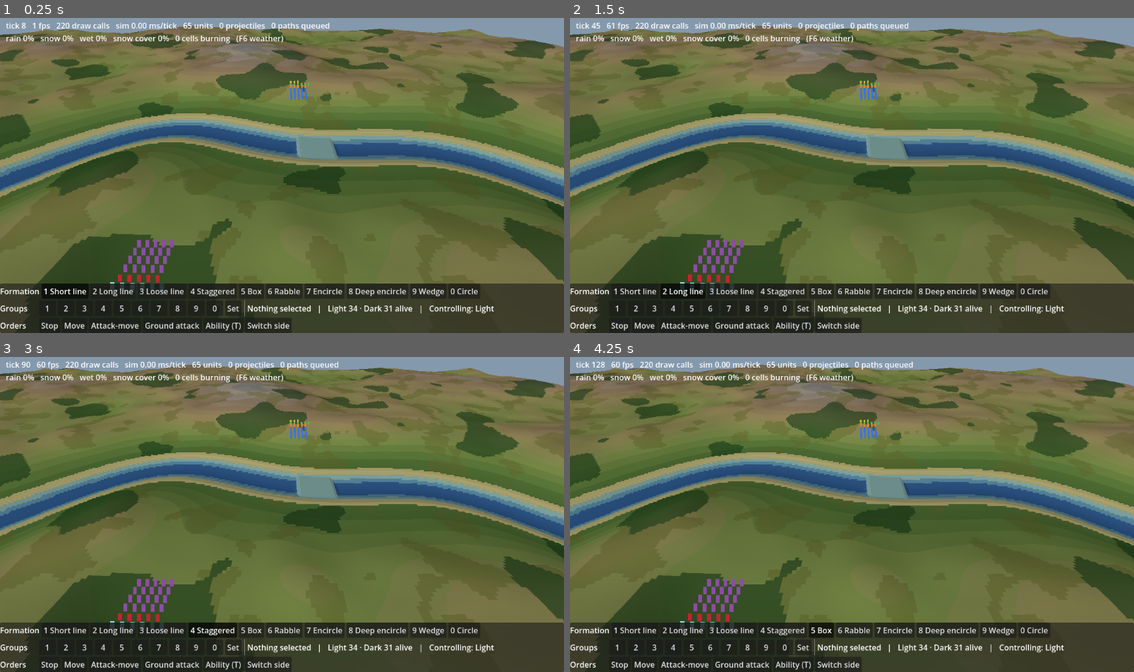
Above: before the commit, frames 1-4 (two rows, left to right).
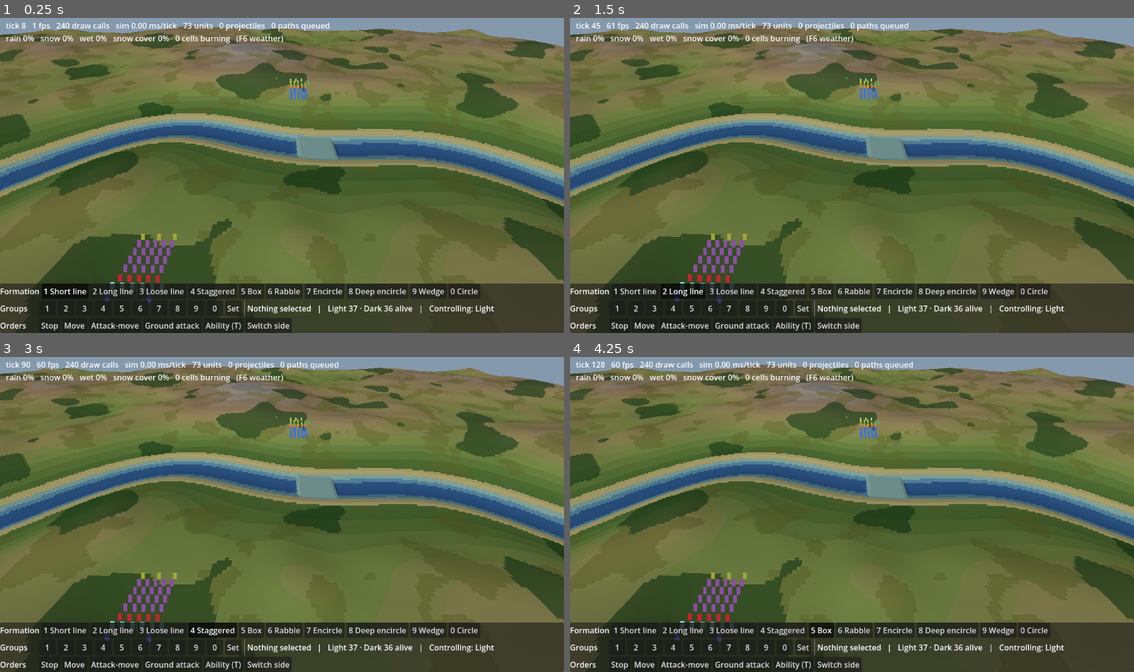
Above: after the commit, the same moments.

Repository: hazefire06/ashenmarch
Game: Godot game, scene res://view/main.tscn
Two runs of this game, one before a commit and one after it. Both use one fixed random seed, a clock stepped at 60 frames per second and the inputs below.
Inputs:
- Up to frame 1 (0.25 s): no input
- Up to frame 2 (1.5 s): click "1 Short line" at 0.5 s; click "2 Long line" at 1.25 s
- Up to frame 3 (3 s): click "3 Loose line" at 2 s; click "4 Staggered" at 2.75 s
- Up to frame 4 (4.25 s): click "5 Box" at 3.5 s

The runs differ from the first frame. In frame 1, 0.1% of the frame differs, in the area x 10-70%, y 1-94%; in frame 2, 0.1%, in the area x 12-70%, y 1-94%; in frame 3, 0.1%; in frame 4, 0.1%.

Commit message:
Put the new units and herb plants on Riverside; add the demo
MainView's test setup adds three Wardens behind the Light block, three
Blightbags in front of the Husks, and two Stormcallers behind the Drifters,
and plants the map's herb plants: Riverside's MapInfo lists four, two on
each side, all checked dry and walkable (the generator writes them too).
make demo-abilities stages gas, herbs, lightning, and Rippers scavenging
before handing over control.

Co-Authored-By: Claude Opus 5.5 (1M context) <noreply@anthropic.com>

Diff:
--- a/maps/riverside/riverside.tres
+++ b/maps/riverside/riverside.tres
@@ -10,3 +10,4 @@
 cell_size = 1000
 max_height = 40000
 max_walkable_slope = 1000
+herb_plants = PackedInt32Array(300000, 178000, 282000, 174000, 240000, 286000, 268000, 292000)
--- /dev/null
+++ b/scripts/demo_abilities.gd
@@ -0,0 +1,385 @@
+extends SceneTree
+## Phase 6 showcase: `make demo-abilities` (DEMO_SPEED=2 to run faster).
+##
+## Runs the real game and stages the new units and status effects on
+## Riverside, one event after another, each with a caption and a live tally:
+## 1. Gas: a Blightbag walks into a Shieldman line and bursts. The cloud
+##    paralyzes everyone in it, Husks included, and leaves two gas packets.
+## 2. Herbs: a Warden heals a burning and a paralyzed Shieldman, a Shieldman
+##    strikes a herb plant for two more herbs, and a Husk that comes close is
+##    killed by a herb.
+## 3. Lightning: a Stormcaller casts down a file of Shieldmen; one bolt
+##    strikes everyone on its line. Ordered to strike the ground at a satchel
+##    lying among them, it sets the satchel off. Reavers then run it down:
+##    struck, it can't finish a cast.
+## 4. Scavengers: Sappers lay satchels in front of their line; Rippers pick
+##    them up and throw them back at the Sappers.
+## 5. Finale: the standing squads at the ford, the whole roster.
+## When it ends the game is yours.
+##
+## DEMO_CAPTURE=<dir> saves a screenshot at each result and quits at the end.
+##
+## Everything happens through sim commands, exactly like player input.
+
+const M: int = 1000
+const LIGHT: UnitType.Faction = UnitType.Faction.LIGHT
+const DARK: UnitType.Faction = UnitType.Faction.DARK
+const EVENTS: int = 5
+const READ_BEFORE: float = 4.0
+const READ_AFTER: float = 5.0
+const FIGHT_TIMEOUT: float = 45.0
+const FINALE_TIMEOUT: float = 90.0
+## Yaw 0 looks north; a half turn looks south.
+const LOOK_SOUTH: float = PI
+
+var _main: MainView
+var _world: World
+var _camera: RtsCamera
+var _caption: Label
+var _tally: Label
+var _last_tick: int = -1
+var _capture_dir: String = OS.get_environment("DEMO_CAPTURE")
+var _event: int = 0
+## This event's counts, by name.
+var _counts: Dictionary[String, int] = {}
+## Units the tally watches this event.
+var _watched: Dictionary[int, bool] = {}
+## Watched units seen paralyzed this event.
+var _paralyzed: Dictionary[int, bool] = {}
+## Bolts cast before the Reavers charged, in the lightning event.
+var _bolts_before_reavers: int = 0
+
+
+func _initialize() -> void:
+	var speed: String = OS.get_environment("DEMO_SPEED")
+	Engine.time_scale = float(speed) if speed.is_valid_float() and float(speed) > 0.0 else 1.0
+	Engine.max_physics_steps_per_frame = 16
+	_main = load("res://view/main.tscn").instantiate() as MainView
+	root.add_child(_main)
+	_run.call_deferred()
+
+
+func _physics_process(_delta: float) -> bool:
+	if _world == null or _world.tick == _last_tick:
+		return false
+	_last_tick = _world.tick
+	for event: ProjectileEvent in _world.projectile_events:
+		_count(event)
+	for event: CombatEvent in _world.combat_events:
+		if event.kind == CombatEvent.Kind.HEAL:
+			_bump("heal")
+		elif event.kind == CombatEvent.Kind.KILL and _watched.has(event.target_id):
+			_bump("killed")
+	for unit_id: int in _watched:
+		var unit: Unit = _world.get_unit(unit_id)
+		if unit != null and StatusEffects.paralyzed(_world, unit) and not _paralyzed.has(unit_id):
+			_paralyzed[unit_id] = true
+			_bump("paralyzed")
+	_refresh_tally()
+	return false
+
+
+func _run() -> void:
+	await process_frame
+	_world = _main.world
+	_camera = _main.get_node("CameraRig") as RtsCamera
+	_build_labels()
+	await _gas()
+	await _herbs()
+	await _lightning()
+	await _scavengers()
+	await _finale()
+	Engine.time_scale = 1.0
+	if not _capture_dir.is_empty():
+		quit()
+		return
+	_caption.text = "Demo over. You have control. T with a Warden selected, then click a unit, to heal it. Right-click a herb plant or a loose object to use it. F8 cycles status effects on the selection; F9 switches sides."
+	_tally.text = ""
+
+
+func _gas() -> void:
+	var c: Vector2 = Vector2(392.0, 122.0)
+	_begin(1, "Gas", "A Blightbag walks into 5 Shieldmen. It bursts on contact (and whenever it dies): a blast, and a cloud that paralyzes everyone inside, either side. 6 Husks come behind it to take advantage. Paralyzed units can't move, fight, or block.", c, LOOK_SOUTH, 24.0)
+	var line: PackedInt32Array = await _spawn(&"shieldman", LIGHT, _row(c, 5, 1.6), Vector2i(0, 1))
+	var bag: PackedInt32Array = await _spawn(&"blightbag", DARK, [c + Vector2(0.0, 14.0)], Vector2i(0, -1))
+	var husks: PackedInt32Array = await _spawn(&"husk", DARK, _row(c + Vector2(0.0, 24.0), 6, 1.6), Vector2i(0, -1))
+	await _wait(READ_BEFORE)
+	_attack_move(bag, c + Vector2(0.0, -4.0), Formations.Kind.SHORT_LINE)
+	await _wait_sim(3.0)
+	_attack_move(husks, c + Vector2(0.0, -4.0), Formations.Kind.SHORT_LINE)
+	await _fight(line, husks, FIGHT_TIMEOUT)
+	_result("%d units paralyzed by the gas. %d gas packets left lying. Shieldmen standing: %d/5; Husks: %d/6." % [
+		_n("paralyzed"), _packets_near(c, 12.0), _alive(line), _alive(husks)
+	])
+	await _wait(READ_AFTER)
+
+
+func _herbs() -> void:
+	var c: Vector2 = Vector2(380.0, 440.0)
+	_begin(2, "Herbs", "A Warden carries 6 healing herbs. It heals a burning Shieldman and a paralyzed one (T, then click). A Shieldman strikes a herb plant (right-click it): 2 more herbs fall, and the Warden picks them up. Then a Husk wanders close: a herb kills the undead.", c, 0.0, 20.0)
+	var warden: PackedInt32Array = await _spawn(&"warden", LIGHT, [c], Vector2i(0, -1))
+	var hurt: PackedInt32Array = await _spawn(&"shieldman", LIGHT, [c + Vector2(-4.0, -3.0), c + Vector2(4.0, -3.0)], Vector2i(0, -1))
+	_world.enqueue(SpawnHerbPlantCommand.new(_world.tick, roundi((c.x + 8.0) * M), roundi((c.y + 5.0) * M)))
+	await _wait_sim(0.1)
+	var plant: HerbPlant = _world.herb_plants[_world.herb_plants.size() - 1]
+	_world.enqueue(ApplyStatusCommand.new(_world.tick, PackedInt32Array([hurt[0]]), StatusEffects.Kind.BURNING, 150))
+	_world.enqueue(ApplyStatusCommand.new(_world.tick, PackedInt32Array([hurt[1]]), StatusEffects.Kind.PARALYSIS, 600))
+	await _wait(READ_BEFORE)
+	_world.enqueue(HealCommand.new(_world.tick, warden, hurt[0]))
+	await _wait_sim(3.0)
+	_world.enqueue(HealCommand.new(_world.tick, warden, hurt[1]))
+	await _wait_sim(3.0)
+	_world.enqueue(InteractCommand.new(_world.tick, PackedInt32Array([hurt[0]]), plant.id))
+	await _wait_sim(4.0)
+	_world.enqueue(MoveUnitsCommand.new(_world.tick, warden, plant.x, plant.z, Formations.Kind.SHORT_LINE))
+	await _wait_sim(5.0)
+	var husk: PackedInt32Array = await _spawn(&"husk", DARK, [c + Vector2(0.0, 14.0)], Vector2i(0, -1))
+	_world.enqueue(MoveUnitsCommand.new(_world.tick, husk, roundi(c.x * M), roundi((c.y + 6.0) * M), Formations.Kind.SHORT_LINE))
+	await _wait_sim(4.0)
+	_world.enqueue(HealCommand.new(_world.tick, warden, husk[0]))
+	await _wait_sim(5.0)
+	var w: Unit = _world.get_unit(warden[0])
+	_result("%d heals. The Warden has %d/6 herbs. The Husk is %s." % [
+		_n("heal"), w.special_left, "dead" if _alive(husk) == 0 else "still standing"
+	])
+	await _wait(READ_AFTER)
+
+
+func _lightning() -> void:
+	var c: Vector2 = Vector2(110.0, 160.0)
+	_begin(3, "Lightning", "A Stormcaller's lightning is a straight line: it strikes every body on it, friend or foe, and sets off charges it passes. 4 Shieldmen stand in a file in front of it, with a satchel among them it will be ordered to strike. It can't hit anything closer than 8 m, and can't finish a cast while it's being struck. Then 3 Reavers charge it.", c + Vector2(0.0, 10.0), 0.0, 30.0)
+	var caller: PackedInt32Array = await _spawn(&"stormcaller", DARK, [c], Vector2i(0, -1))
+	var file: Array[Vector2] = []
+	for k: int in 4:
+		file.append(c + Vector2(0.0, 14.0 + 3.0 * k))
+	var shieldmen: PackedInt32Array = await _spawn(&"shieldman", LIGHT, file, Vector2i(0, -1))
+	var sapper: PackedInt32Array = await _spawn(&"sapper", LIGHT, [c + Vector2(0.0, 18.5)], Vector2i(0, -1))
+	_world.enqueue(UseSpecialCommand.new(_world.tick, sapper))
+	await _wait_sim(0.2)
+	_world.enqueue(MoveUnitsCommand.new(_world.tick, sapper, roundi((c.x + 20.0) * M), roundi((c.y + 30.0) * M), Formations.Kind.SHORT_LINE))
+	await _wait(READ_BEFORE)
+	_world.enqueue(StopUnitsCommand.new(_world.tick, caller))
+	await _wait_sim(6.0)
+	var satchel_at: Vector2 = c + Vector2(0.0, 18.5)
+	_world.enqueue(GroundAttackCommand.new(_world.tick, caller, roundi(satchel_at.x * M), roundi(satchel_at.y * M)))
+	await _wait_sim(6.0)
+	_world.enqueue(StopUnitsCommand.new(_world.tick, caller))
+	var struck: int = _n("struck")
+	_bolts_before_reavers = _n("bolt")
+	var reavers: PackedInt32Array = await _spawn(&"reaver", LIGHT, _row(c + Vector2(0.0, -16.0), 3, 2.0), Vector2i(0, 1))
+	_attack_move(reavers, c, Formations.Kind.SHORT_LINE)
+	var started: int = _world.tick
+	while _alive(caller) > 0 and _world.tick - started < roundi(FIGHT_TIMEOUT * World.TICK_RATE):
+		await physics_frame
+	_result("%d bolts struck %d bodies and set off %d satchels. The Reavers cut the Stormcaller down in %.0f s; it cast %d bolts while they were on it." % [
+		_n("bolt"), struck, _n("satchel blast"), float(_world.tick - started) / World.TICK_RATE,
+		_n("bolt") - _bolts_before_reavers
+	])
+	await _wait(READ_AFTER)
+
+
+func _scavengers() -> void:
+	var c: Vector2 = Vector2(150.0, 400.0)
+	_begin(4, "Scavengers", "2 Sappers lay satchel charges in front of their line (T), and step back. 3 Rippers come. A Ripper with nothing better to do picks up what lies near (charges, gas packets, body parts) and throws it at Sappers, Longbows, and Wardens first.", c, LOOK_SOUTH, 26.0)
+	var sappers: PackedInt32Array = await _spawn(&"sapper", LIGHT, _row(c, 2, 4.0), Vector2i(0, 1))
+	for k: int in 2:
+		_world.enqueue(UseSpecialCommand.new(_world.tick, sappers))
+		await _wait_sim(0.3)
+		_world.enqueue(MoveUnitsCommand.new(_world.tick, sappers, roundi(c.x * M), roundi((c.y + 2.0 + 2.0 * k) * M), Formations.Kind.SHORT_LINE))
+		await _wait_sim(1.5)
+	_world.enqueue(MoveUnitsCommand.new(_world.tick, sappers, roundi(c.x * M), roundi((c.y - 10.0) * M), Formations.Kind.SHORT_LINE))
+	var rippers: PackedInt32Array = await _spawn(&"ripper", DARK, _row(c + Vector2(0.0, 26.0), 3, 2.0), Vector2i(0, -1))
+	await _wait(READ_BEFORE)
+	_attack_move(rippers, c + Vector2(0.0, 2.0), Formations.Kind.SHORT_LINE)
+	await _wait_sim(25.0)
+	_result("%d pick-ups, %d throws. Sappers standing: %d/2; Rippers: %d/3." % [
+		_n("pick-up"), _n("throw"), _alive(sappers), _alive(rippers)
+	])
+	await _wait(READ_AFTER)
+
+
+func _finale() -> void:
+	_begin(5, "Finale", "The standing squads fight at the ford: the whole roster. Wardens behind the line, Blightbags and Stormcallers with the Husks and Rippers, herb plants on both banks.", Vector2(285.0, 245.0), 0.0, 70.0)
+	var light: PackedInt32Array = PackedInt32Array()
+	var dark: PackedInt32Array = PackedInt32Array()
+	for unit: Unit in _world.units:
+		if not unit.is_alive() or _watched.has(unit.id) or unit.x < 230 * M or unit.x > 330 * M:
+			continue
+		if unit.z < 165 * M or unit.z > 305 * M:
+			continue
+		if unit.faction == LIGHT:
+			light.append(unit.id)
+		else:
+			dark.append(unit.id)
+		_watched[unit.id] = true
+	await _wait(READ_BEFORE)
+	_attack_move(light, Vector2(255.0, 280.0), Formations.Kind.SHORT_LINE)
+	_attack_move(dark, Vector2(295.0, 190.0), Formations.Kind.RABBLE)
+	var seconds: float = await _fight(light, dark, FINALE_TIMEOUT)
+	_result("After %.0f s: Light %d/%d standing, Dark %d/%d. %d bolts, %d heals, %d paralyzed, %d pick-ups." % [
+		seconds, _alive(light), light.size(), _alive(dark), dark.size(),
+		_n("bolt"), _n("heal"), _n("paralyzed"), _n("pick-up")
+	])
+	await _wait(READ_AFTER)
+
+
+# --- staging ---
+
+
+func _begin(n: int, title: String, text: String, focus: Vector2, yaw: float, distance: float) -> void:
+	_event = n
+	_watched.clear()
+	_counts.clear()
+	_paralyzed.clear()
+	_caption.text = "%d/%d  %s\n%s" % [n, EVENTS, title, text]
+	_camera.set_pose(focus, yaw, distance)
+
+
+# Enqueues one spawn per spot (meters) and waits until they exist.
+func _spawn(type_id: StringName, side: UnitType.Faction, spots: Array[Vector2], face: Vector2i) -> PackedInt32Array:
+	var before: int = _world.units.size()
+	for p: Vector2 in spots:
+		_world.enqueue(SpawnUnitCommand.new(
+			_world.tick, type_id, side, roundi(p.x * M), roundi(p.y * M), face.x, face.y
+		))
+	while _world.units.size() < before + spots.size():
+		await physics_frame
+	var ids: PackedInt32Array = PackedInt32Array()
+	for i: int in range(before, before + spots.size()):
+		ids.append(_world.units[i].id)
+		_watched[_world.units[i].id] = true
+	return ids
+
+
+func _attack_move(ids: PackedInt32Array, to: Vector2, formation: Formations.Kind) -> void:
+	_world.enqueue(AttackMoveCommand.new(_world.tick, ids, roundi(to.x * M), roundi(to.y * M), formation))
+
+
+func _fight(light: PackedInt32Array, dark: PackedInt32Array, timeout: float) -> float:
+	var start: int = _world.tick
+	while _world.tick - start < roundi(timeout * World.TICK_RATE):
+		await physics_frame
+		if _alive(light) == 0 or _alive(dark) == 0:
+			break
+	return float(_world.tick - start) / World.TICK_RATE
+
+
+# Waits this many seconds of sim time (it runs faster with DEMO_SPEED).
+func _wait_sim(seconds: float) -> void:
+	var until: int = _world.tick + roundi(seconds * World.TICK_RATE)
+	while _world.tick < until:
+		await physics_frame
+
+
+func _wait(seconds: float) -> void:
+	await create_timer(seconds).timeout
+
+
+func _result(text: String) -> void:
+	_caption.text += "\nResult: " + text
+	print("event %d result: %s" % [_event, text])
+	if not _capture_dir.is_empty():
+		await process_frame
+		await process_frame
+		root.get_viewport().get_texture().get_image().save_png(
+			_capture_dir.path_join("demo_abilities_%d.png" % _event)
+		)
+
+
+func _packets_near(c: Vector2, radius: float) -> int:
+	var n: int = 0
+	for p: Projectile in _world.projectiles:
+		if p.removed or p.type.id != &"gas_packet":
+			continue
+		if Vector2(p.x / float(M), p.z / float(M)).distance_to(c) <= radius:
+			n += 1
+	return n
+
+
+static func _row(center: Vector2, count: int, spacing: float) -> Array[Vector2]:
+	var out: Array[Vector2] = []
+	for i: int in count:
+		out.append(center + Vector2((i - (count - 1) * 0.5) * spacing, 0.0))
+	return out
+
+
+# --- tally ---
+
+
+func _count(event: ProjectileEvent) -> void:
+	match event.kind:
+		ProjectileEvent.Kind.BOLT:
+			_bump("bolt")
+		ProjectileEvent.Kind.PICK_UP:
+			_bump("pick-up")
+		ProjectileEvent.Kind.LAUNCH:
+			var thrower: Unit = _world.get_unit(event.unit_id)
+			if thrower != null and thrower.type.throws_carried:
+				_bump("throw")
+		ProjectileEvent.Kind.EXPLODE:
+			_bump("blast")
+			if _world.catalog.projectile_types[event.type_index].id == &"satchel":
+				_bump("satchel blast")
+	if event.kind == ProjectileEvent.Kind.BOLT:
+		# Bodies the bolt touched: every hit this tick from the caster.
+		for e: CombatEvent in _world.combat_events:
+			if e.attacker_id == event.unit_id and (e.kind == CombatEvent.Kind.HIT or e.kind == CombatEvent.Kind.KILL):
+				_bump("struck")
+
+
+func _bump(key: String) -> void:
+	_counts[key] = _counts.get(key, 0) + 1
+
+
+func _n(key: String) -> int:
+	return _counts.get(key, 0)
+
+
+func _refresh_tally() -> void:
+	if _tally == null or _event == 0:
+		return
+	var parts: PackedStringArray = PackedStringArray()
+	for key: String in ["paralyzed", "heal", "bolt", "struck", "pick-up", "throw", "blast", "killed"]:
+		if _counts.has(key):
+			parts.append("%s %d" % [key, _counts[key]])
+	var standing: PackedInt32Array = PackedInt32Array([0, 0])
+	for unit_id: int in _watched:
+		var unit: Unit = _world.get_unit(unit_id)
+		if unit != null and unit.is_alive():
+			standing[unit.faction] += 1
+	_tally.text = "Light %d · Dark %d standing    %s" % [standing[0], standing[1], " · ".join(parts)]
+
+
+func _alive(ids: PackedInt32Array) -> int:
+	var n: int = 0
+	for unit_id: int in ids:
+		var unit: Unit = _world.get_unit(unit_id)
+		if unit != null and unit.is_alive():
+			n += 1
+	return n
+
+
+# --- setup ---
+
+
+func _build_labels() -> void:
+	var box: VBoxContainer = VBoxContainer.new()
+	box.mouse_filter = Control.MOUSE_FILTER_IGNORE
+	box.set_anchors_and_offsets_preset(Control.PRESET_TOP_WIDE)
+	box.offset_top = 34.0
+	_caption = _label(22)
+	_tally = _label(17)
+	box.add_child(_caption)
+	box.add_child(_tally)
+	_main.get_node("Hud").add_child(box)
+
+
+static func _label(font_size: int) -> Label:
+	var label: Label = Label.new()
+	label.mouse_filter = Control.MOUSE_FILTER_IGNORE
+	label.horizontal_alignment = HORIZONTAL_ALIGNMENT_CENTER
+	label.autowrap_mode = TextServer.AUTOWRAP_WORD_SMART
+	label.add_theme_font_size_override("font_size", font_size)
+	label.add_theme_constant_override("outline_size", 8)
+	label.add_theme_color_override("font_outline_color", Color.BLACK)
+	return label
--- a/scripts/gen_riverside.gd
+++ b/scripts/gen_riverside.gd
@@ -17,6 +17,9 @@
 const CELL_SIZE: int = 1000
 const MAX_HEIGHT_M: float = 40.0
 const MAX_WALKABLE_SLOPE: int = 1000
+## Herb plants (x, z milli-units): two up the north bank behind the ford, two
+## on the south side. Checked dry and walkable when placed.
+const HERB_PLANTS: PackedInt32Array = [300000, 178000, 282000, 174000, 240000, 286000, 268000, 292000]
 const NOISE_SEED: int = 1729
 const NOISE_FREQUENCY: float = 1.0 / 210.0
 
@@ -98,6 +101,7 @@
 	info.cell_size = CELL_SIZE
 	info.max_height = roundi(MAX_HEIGHT_M * World.UNITS_PER_METER)
 	info.max_walkable_slope = MAX_WALKABLE_SLOPE
+	info.herb_plants = HERB_PLANTS
 	var err: Error = ResourceSaver.save(info, OUT_DIR + "riverside.tres")
 	if err != OK:
 		push_error("saving riverside.tres: %s" % error_string(err))
--- a/tests/sim/test_riverside_map.gd
+++ b/tests/sim/test_riverside_map.gd
@@ -147,3 +147,15 @@
 				seen[nk] = 1
 				queue.append(nk)
 	return false
+
+
+func test_herb_plants_stand_on_dry_walkable_ground() -> void:
+	var info: MapInfo = load(MAP_PATH) as MapInfo
+	var terrain: Terrain = TestTerrains.riverside()
+	assert_eq(info.herb_plants.size() % 2, 0, "x, z pairs")
+	assert_gt(info.herb_plants.size(), 0)
+	for k: int in range(0, info.herb_plants.size(), 2):
+		var x: int = info.herb_plants[k]
+		var z: int = info.herb_plants[k + 1]
+		assert_eq(terrain.water_depth_at(x, z), 0, "plant at (%d, %d) m is dry" % [x / 1000, z / 1000])
+		assert_true(terrain.is_passable(x, z, Terrain.Mobility.LIVING), "and walkable")
--- a/view/main.gd
+++ b/view/main.gd
@@ -19,7 +19,9 @@
 ## five Reavers stands behind the Shieldmen and a row of five Rippers behind
 ## the Husks, on the side away from the enemy. Phase 4 adds a row of six
 ## Longbows and a row of three Sappers behind the Shieldmen and Reavers, and a
-## row of six Drifters behind the Husks and Rippers.
+## row of six Drifters behind the Husks and Rippers. Phase 6 adds three
+## Wardens behind the Sappers, three Blightbags in front of the Husks, and two
+## Stormcallers behind the Drifters, and plants the map's herb plants.
 const TEST_SQUAD_SIZE: int = 20
 const SHIELDMEN_ORIGIN: Vector2i = Vector2i(290_000, 185_000)
 const HUSKS_ORIGIN: Vector2i = Vector2i(250_000, 275_000)
@@ -29,6 +31,9 @@
 const TEST_LONGBOW_COUNT: int = 6
 const TEST_SAPPER_COUNT: int = 3
 const TEST_DRIFTER_COUNT: int = 6
+const TEST_WARDEN_COUNT: int = 3
+const TEST_BLIGHTBAG_COUNT: int = 3
+const TEST_STORMCALLER_COUNT: int = 2
 ## Where the camera starts: between the two squads, looking north.
 const CAMERA_START: Vector2 = Vector2(285.0, 245.0)
 const CAMERA_START_DISTANCE: float = 75.0
@@ -86,6 +91,7 @@
 	_overhead_map.setup(terrain, _camera)
 	_gibs.setup(terrain)
 	_spawn_test_squads()
+	_plant_herbs(load(MAP_PATH) as MapInfo)
 	_schedule_weather()
 	_units_view.setup(world, _selection.selection, _gibs)
 	_projectiles_view.setup(world)
@@ -203,3 +209,26 @@
 		world.enqueue(SpawnUnitCommand.new(
 			world.tick, &"drifter", UnitType.Faction.DARK, drifter.x, drifter.y, 0, -1
 		))
+	# Phase 6: Wardens behind the Sappers; Blightbags in front of the Husks,
+	# toward the creek; Stormcallers behind the Drifters.
+	for i: int in TEST_WARDEN_COUNT:
+		var warden: Vector2i = SHIELDMEN_ORIGIN + Vector2i(i * 3 * TEST_SQUAD_SPACING / 2, -4 * TEST_SQUAD_SPACING)
+		world.enqueue(SpawnUnitCommand.new(
+			world.tick, &"warden", UnitType.Faction.LIGHT, warden.x, warden.y, 0, 1
+		))
+	for i: int in TEST_BLIGHTBAG_COUNT:
+		var bag: Vector2i = HUSKS_ORIGIN + Vector2i(i * 2 * TEST_SQUAD_SPACING, -TEST_SQUAD_SPACING)
+		world.enqueue(SpawnUnitCommand.new(
+			world.tick, &"blightbag", UnitType.Faction.DARK, bag.x, bag.y, 0, -1
+		))
+	for i: int in TEST_STORMCALLER_COUNT:
+		var caller: Vector2i = HUSKS_ORIGIN + Vector2i(i * 4 * TEST_SQUAD_SPACING, (block_rows + 2) * TEST_SQUAD_SPACING)
+		world.enqueue(SpawnUnitCommand.new(
+			world.tick, &"stormcaller", UnitType.Faction.DARK, caller.x, caller.y, 0, -1
+		))
+
+
+# The map's herb plants, as tick-0 commands like the spawns.
+func _plant_herbs(map: MapInfo) -> void:
+	for k: int in range(0, map.herb_plants.size() - 1, 2):
+		world.enqueue(SpawnHerbPlantCommand.new(world.tick, map.herb_plants[k], map.herb_plants[k + 1]))
Not shown, added: scripts/demo_abilities.gd.uid
